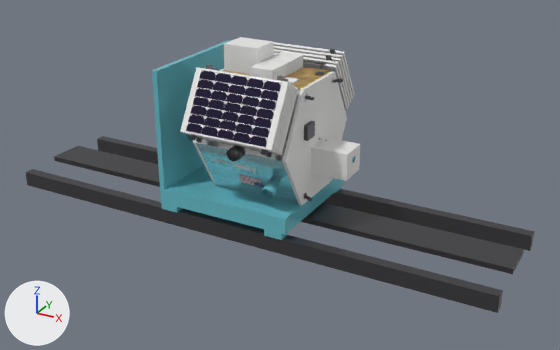
One commit to the glTF model frontend/public/models/grid/aether.glb: the scene before it, then after it.
Rendered twice from a 50 mm lens placed at (3.29, -4.73, 2.01), pointed at (0.7, -0.04, -0.34). The lights are fixed; the arrows at lower left show +X, +Y and +Z. The picture after the commit comes second. Where no turn or scale is listed for an object, it has been applied to the vertices. Vertices at exactly the same position are counted once.

The first picture shows 'armature', 'cells_l0', 'mli_top', 'side_panels' and 2 more.
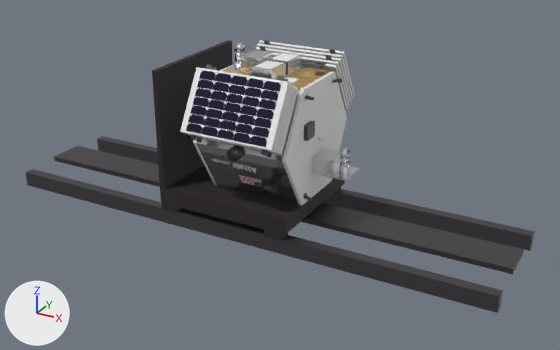
Where the change shows, as pixel boxes [x1, y1, x2, y2] in the pictures (560 x 350 px; the box of a moved part takes in the faces that stretch with it):
'armature', reshaped, moved
    before: [26, 37, 535, 313]
    after: [26, 40, 535, 313]
part 1 of me_armature, added
    after: [241, 50, 272, 73]
part 2 of me_armature, added
    after: [311, 166, 359, 181]
part 3 of me_armature, added
    after: [312, 148, 340, 175]
part 4 of me_armature, added
    after: [252, 60, 286, 80]
part 5 of me_armature, added
    after: [254, 60, 283, 69]
part 6 of me_armature, added
    after: [269, 53, 301, 74]
part 7 of me_armature, added
    after: [271, 53, 299, 61]
part 8 of me_armature, added
    after: [235, 52, 245, 68]
part 9 of me_armature, added
    after: [339, 157, 351, 174]
part 10 of me_armature, added
    after: [340, 148, 351, 159]
part 11 of me_armature, moved or reshaped
    before: [224, 37, 360, 200]
    after: [225, 41, 350, 200]
part 12 of me_armature, surface changed (cyan to black)
    both: [152, 40, 345, 240]

The edits, one by one:
me_armature is used by ob_armature; location (0.5, 0.0, -0.045).
me_armature had 1081 vertices, 1993 faces and spanned x -2.0..2.0, y -0.67..0.67, z -0.68..0.68.
me_armature now has 1309 vertices, 2335 faces and spans x -2.0..2.0, y -0.67..0.67, z -0.68..0.68.
me_armature part 1: a new loose piece, a box spanning x -0.08..0.06, y -0.1..0.1, z 0.49..0.6, in mat_palettematerial001.
me_armature part 2: a new loose piece, a box spanning x 0.5..0.78, y -0.115..0.115, z -0.183..-0.171, in mat_palettematerial001.
me_armature part 3: a new loose piece, a box spanning x 0.5..0.65, y -0.1..0.1, z -0.17..-0.06, in mat_palettematerial001.
me_armature part 4: a new loose piece, a box spanning x 0.081..0.239, y -0.222..-0.013, z 0.488..0.576, in mat_palettematerial001.
me_armature part 5: a new loose piece, a box spanning x 0.093..0.2271, y -0.21..-0.0249, z 0.5733..0.5765, in mat_palettematerial001.
me_armature part 6: a new loose piece, a box spanning x 0.081..0.239, y 0.013..0.222, z 0.488..0.576, in mat_palettematerial001.
me_armature part 7: a new loose piece, a box spanning x 0.093..0.2271, y 0.0249..0.21, z 0.5733..0.5765, in mat_palettematerial001.
me_armature part 8: a new loose piece of 28 vertices spanning x -0.19..-0.11, y -0.04..0.04, z 0.49..0.6, in mat_palettematerial001.
me_armature part 9: a new loose piece of 26 vertices spanning x 0.67..0.76, y -0.04..0.04, z -0.17..-0.07, in mat_palettematerial001.
me_armature part 10: a new loose piece of 13 vertices spanning x 0.68..0.75, y -0.04..0.04, z -0.07..0.02, in mat_palettematerial001.
me_armature part 11: 17 vertices moved from x -0.22..0.42, y -0.23..0.23, z -0.48..0.68 to x -0.22..0.41, y -0.23..0.23, z -0.39..0.49; 75 vertices removed from x -0.48..0.78, y -0.48..0.49, z -0.48..0.43; 48 vertices added at x -0.44..0.75, y -0.48..0.48, z -0.39..0.68.
me_armature part 12: 261 kept faces spanning x -0.58..0.5, y -0.5..0.5, z -0.56..0.53 get new texture (UV) coordinates.
Other edits to the shape of me_armature do not show in these pictures.
Object 'armature' (ob_armature) moves from (0.5, 0.0, -0.045) to (0.5, 0.0, -0.047).
